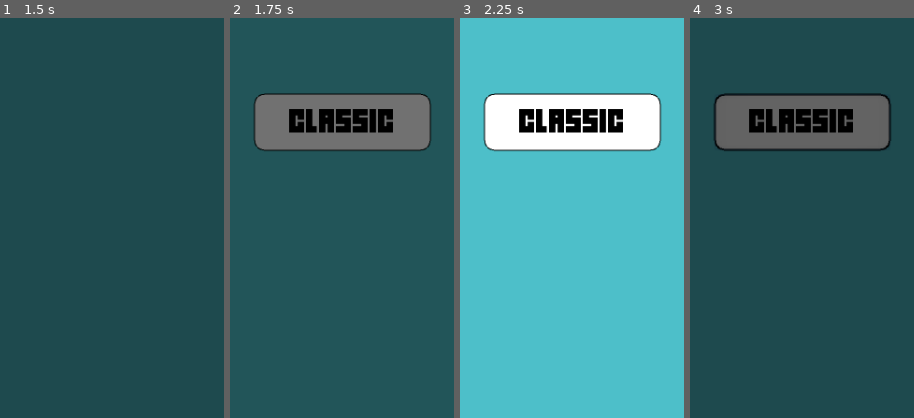
Above: before the commit, frames 1-4 (left to right).
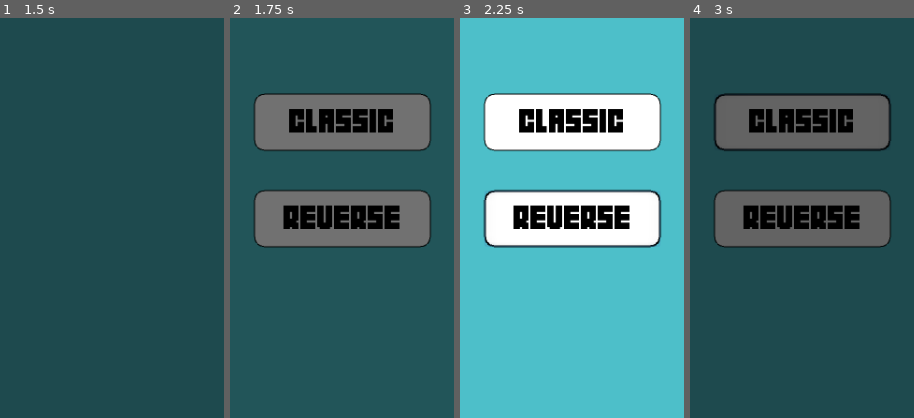
Above: after the commit, the same moments.

Repository: Haydara1/Flappy-Bird
Game: Godot game, scene res://Main game/Scenes/SceneHolder.tscn
Two runs of this game, one before a commit and one after it. Both use one fixed random seed, a clock stepped at 60 frames per second and the inputs below.
Inputs (mouse positions are % of the whole screen's width and height, from its top left):
- Up to frame 1 (1.5 s): click "YELLOW" at 0.5 s; click "GREEN" at 1.25 s
- Up to frame 2 (1.75 s): no input
- Up to frame 3 (2.25 s): click (50, 30) at 2 s, where only the run after the commit has a clickable "REVERSE"
- Up to frame 4 (3 s): click "CLASSIC" at 2.75 s
The pictures show only the part of the screen within x 25-75%, y 5-55%; the shares and areas given below are measured in that part.

Frame 1 is identical in both runs. In frame 2, 11% of the frame differs, in the area x 10-90%, y 43-58%; in frame 3, 12%, in the area x 10-91%, y 42-58%; in frame 4, 11%.

Commit message:
Added reverse level button

Diff:
--- a/source/Main game/Scenes/Choose_level.tscn
+++ b/source/Main game/Scenes/Choose_level.tscn
@@ -55,3 +55,14 @@
 custom_styles/pressed = SubResource( 3 )
 custom_styles/normal = SubResource( 4 )
 text = "CLASSIC"
+
+[node name="ReverseButton" parent="." instance=ExtResource( 1 )]
+margin_left = 147.0
+margin_top = 228.0
+margin_right = 335.0
+margin_bottom = 288.0
+custom_fonts/font = SubResource( 1 )
+custom_styles/hover = SubResource( 2 )
+custom_styles/pressed = SubResource( 3 )
+custom_styles/normal = SubResource( 4 )
+text = "REVERSE"
